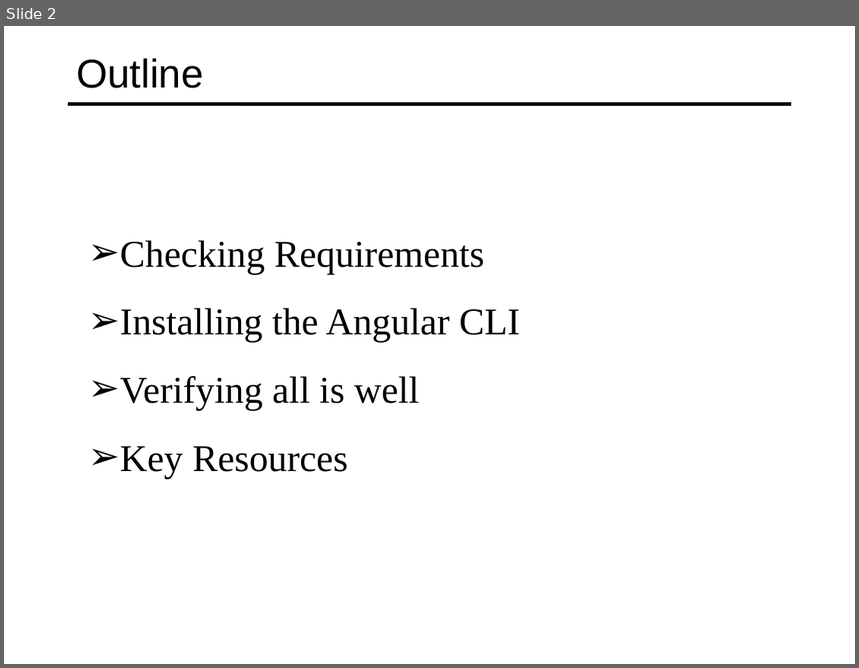
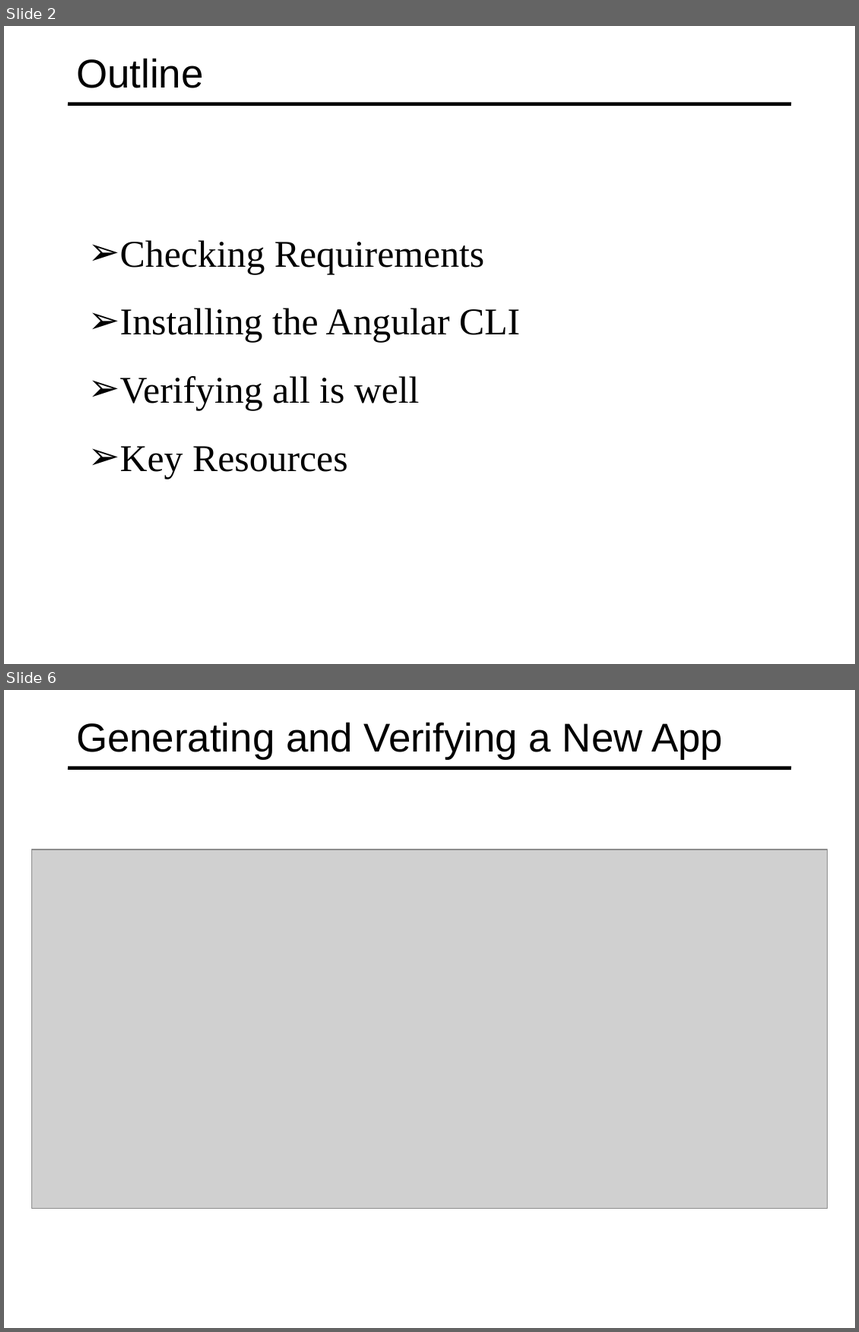
Before and after one commit to specter01wj/Jago_Link_Training, a slide deck: Angular/Angular7/Angular CLI/2.Angular CLI Setup and Verification/L2_Angular CLI Setup and Verification.ppt. Shown one above the other, each under a label of ours: slide 2 before the commit, slides 2 and 6 after it; the slides between them are not shown. The pictures are 859x668 and 859x1332 pixels, drawn with LibreOffice and Linux fonts; fonts in the diff are those of the drawing; grey boxes stand for pictures. Boxes give left, top, right and bottom in pixels: in the first picture for what was removed or moved away, otherwise in the second. Text is boxed around its words. In the diff, an @@ line names an element or a change of style, - is before the commit and + after.

```diff
--- a/Angular/Angular7/Angular CLI/2.Angular CLI Setup and Verification/L2_Angular CLI Setup and Verification.ppt
+++ b/Angular/Angular7/Angular CLI/2.Angular CLI Setup and Verification/L2_Angular CLI Setup and Verification.ppt
@@ slide 6 added at (4,690,855,1328), background #FFFFFF; not listed: 1 template element that a slide beside it also shows @@
@@ title added at (76,722,723,760), 34 pt, text #000000 @@
+Generating and Verifying a New App
@@ picture added at (32,850,827,1209) @@
```
Also in this commit, not shown: 1 slide changed, 2 other slides added, 6 slides removed, 4 other files.
